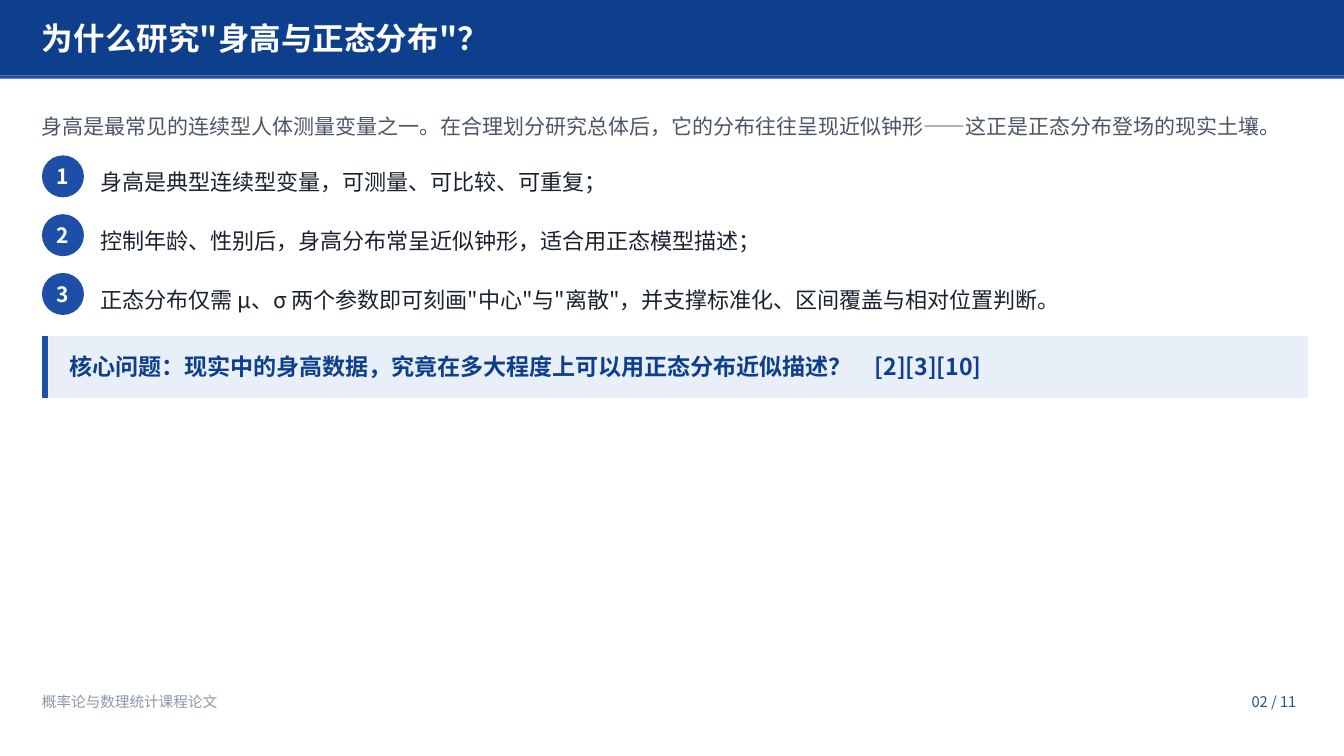
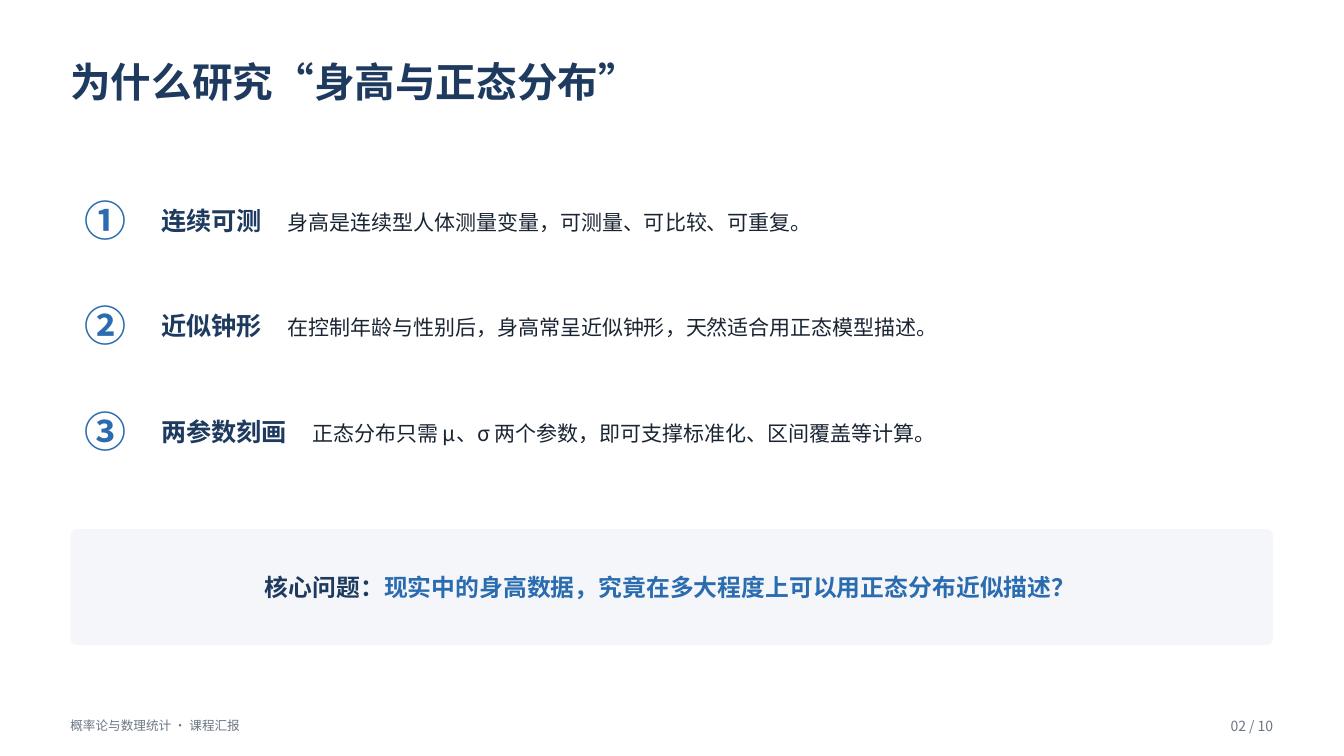
Before and after one commit to ChangGuanDaoRen/china-adult-height-normal-distribution, a slide deck: slide 2 of presentation/probability-statistics-course-presentation.pptx. Drawn at 1344x756 pixels with LibreOffice and Linux fonts; fonts in the diff are those of the drawing. Boxes give left, top, right and bottom in pixels: in the first picture for what was removed or moved away, otherwise in the second. Text is boxed around its words. In the diff, an @@ line names an element or a change of style, - is before the commit and + after.

```diff
--- a/presentation/probability-statistics-course-presentation.pptx
+++ b/presentation/probability-statistics-course-presentation.pptx
@@ rectangle removed at (x1=0, y1=0, x2=1344, y2=76) @@
@@ rectangle removed at (x1=0, y1=76, x2=1344, y2=79) @@
@@ text at (x1=70, y1=62, x2=639, y2=101): text changed; size 22.5 to 29 pt; text colour #FFFFFF to #1E3A5F @@
-为什么研究"身高与正态分布"？
+为什么研究“身高与正态分布”
@@ text removed at (x1=42, y1=116, x2=1281, y2=136) @@
-身高是最常见的连续型人体测量变量之一。在合理划分研究总体后，它的分布往往呈现近似钟形——这正是正态分布登场的现实土壤。
@@ rounded rectangle removed at (x1=42, y1=155, x2=85, y2=198) @@
@@ text at (x1=85, y1=200, x2=127, y2=240): text changed; size 15 to 30 pt; text colour #FFFFFF to #2B6CB0 @@
-1
+①
@@ text at (x1=161, y1=208, x2=812, y2=233): text changed; size 15.8 to 15 pt; text colour #1A2230 to #1A2533 @@
-身高是典型连续型变量，可测量、可比较、可重复；
+连续可测 身高是连续型人体测量变量，可测量、可比较、可重复。
@@ rounded rectangle removed at (x1=42, y1=214, x2=85, y2=256) @@
@@ rounded rectangle removed at (x1=42, y1=273, x2=85, y2=316) @@
@@ text at (x1=85, y1=305, x2=127, y2=345): text changed; size 15 to 30 pt; text colour #FFFFFF to #2B6CB0 @@
-2
+②
@@ text at (x1=161, y1=313, x2=938, y2=338): text changed; size 15.8 to 15 pt; text colour #1A2230 to #1A2533 @@
-控制年龄、性别后，身高分布常呈近似钟形，适合用正态模型描述；
+近似钟形 在控制年龄与性别后，身高常呈近似钟形，天然适合用正态模型描述。
@@ freeform shape removed at (x1=42, y1=336, x2=1309, y2=397) @@
@@ rectangle removed at (x1=48, y1=336, x2=1309, y2=397) @@
@@ text at (x1=85, y1=411, x2=127, y2=451): text changed; size 15 to 30 pt; text colour #FFFFFF to #2B6CB0 @@
-3
+③
@@ text at (x1=161, y1=419, x2=936, y2=446): text changed; size 15.8 to 15 pt; text colour #1A2230 to #1A2533 @@
-正态分布仅需 μ、σ 两个参数即可刻画"中心"与"离散"，并支撑标准化、区间覆盖与相对位置判断。
+两参数刻画 正态分布只需 μ、σ 两个参数，即可支撑标准化、区间覆盖等计算。
@@ rounded rectangle added at (x1=71, y1=529, x2=1273, y2=645), fill #F4F6F9 @@
@@ text at (x1=265, y1=575, x2=1076, y2=599): text changed; size 16.5 to 17 pt; text colour #0E3F8C to #2B6CB0 @@
-核心问题：现实中的身高数据，究竟在多大程度上可以用正态分布近似描述？ [2][3][10]
+核心问题：现实中的身高数据，究竟在多大程度上可以用正态分布近似描述？
@@ text at (x1=70, y1=719, x2=239, y2=731): text changed; size 10.5 to 9 pt; text colour #8B97A8 to #6B7686 @@
-概率论与数理统计课程论文
+概率论与数理统计 · 课程汇报
@@ vertical alignment top to middle in 10 elements at (x1=85, y1=200, x2=127, y2=240), (x1=161, y1=208, x2=812, y2=233), (x1=85, y1=305, x2=127, y2=345), (x1=70, y1=62, x2=639, y2=101), (x1=85, y1=411, x2=127, y2=451), (x1=161, y1=313, x2=938, y2=338), (x1=265, y1=575, x2=1076, y2=599), (x1=70, y1=719, x2=239, y2=731), (x1=161, y1=419, x2=936, y2=446), (x1=1231, y1=720, x2=1274, y2=731) @@
@@ text at (x1=1231, y1=720, x2=1274, y2=731): text changed; size 10.5 to 10 pt; text colour #1E4FA8 to #6B7686 @@
-02 / 11
+02 / 10
```
Also in this commit, not shown: 5 other slides changed, 4 slides added, 5 slides removed, 7 other files.
